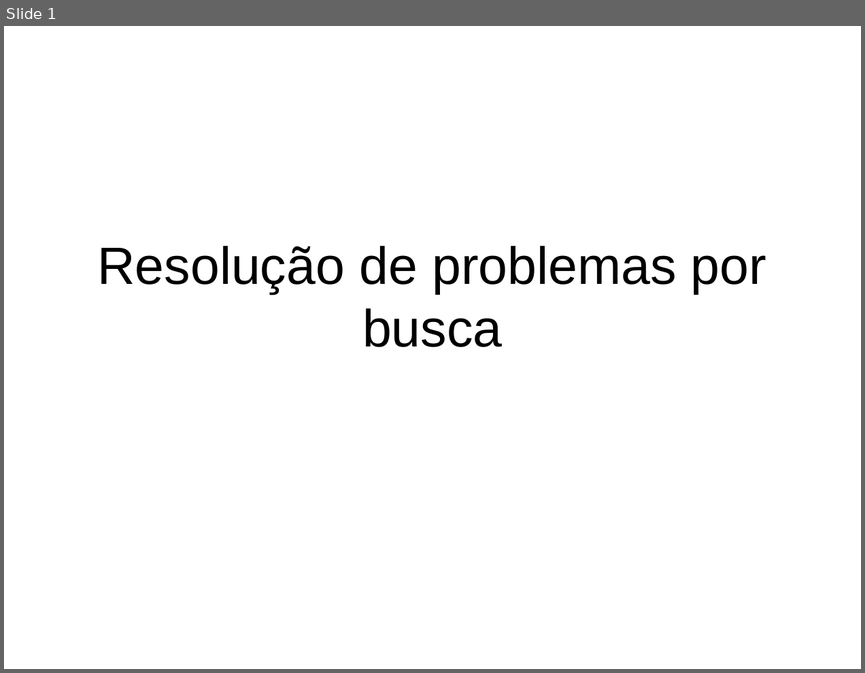
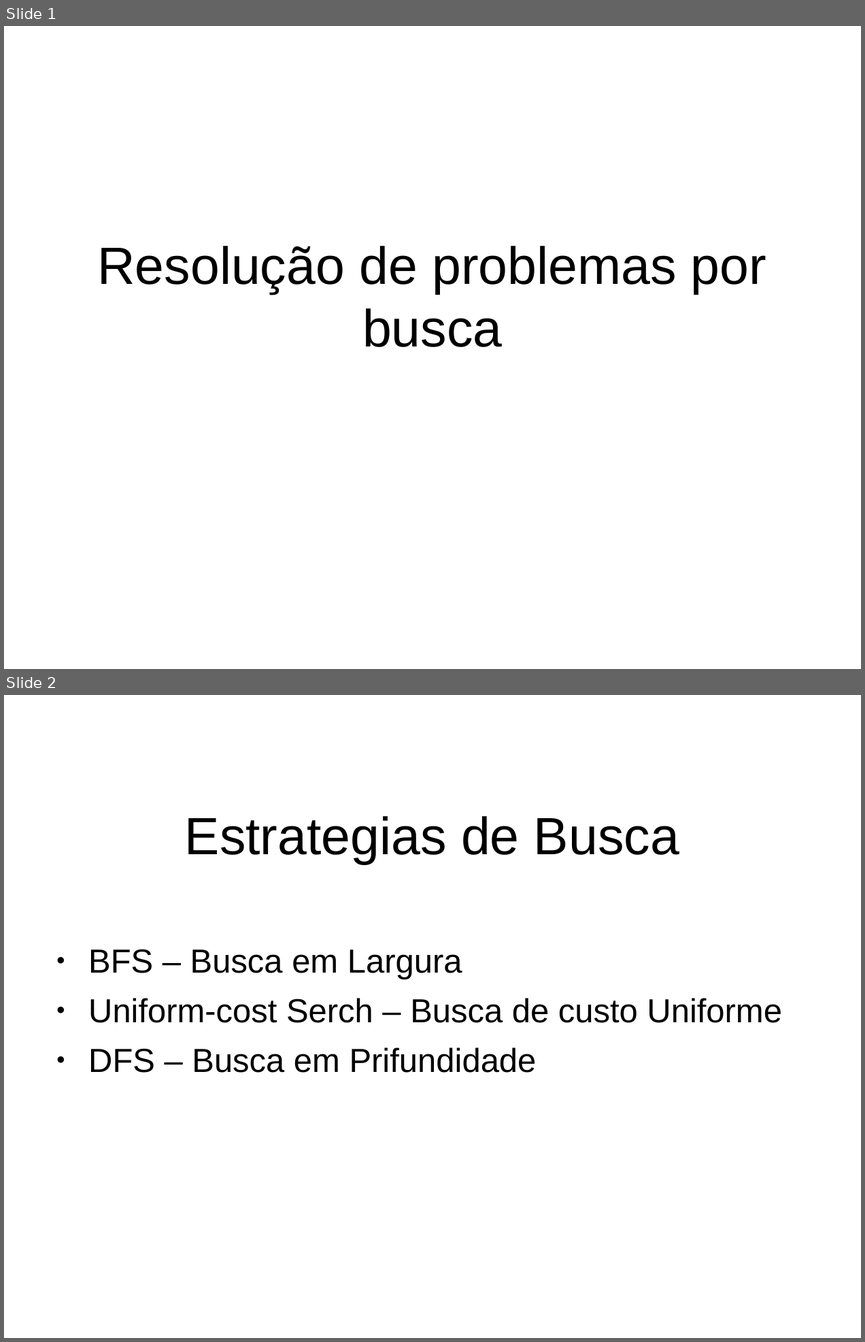
Before and after one commit to RafaelQuirino/SearchingProblems, a slide deck: slides.odp. Shown one above the other, each under a label of ours: slide 1 before the commit, slides 1 and 2 after it. The pictures are 865x673 and 865x1342 pixels, drawn with LibreOffice and Linux fonts; fonts in the diff are those of the drawing; background and template pictures are left out. Boxes give left, top, right and bottom in pixels: in the first picture for what was removed or moved away, otherwise in the second. Text is boxed around its words. In the diff, an @@ line names an element or a change of style, - is before the commit and + after.

```diff
--- a/slides.odp
+++ b/slides.odp
@@ slide 2 added at box(4, 695, 861, 1338), background picture (left out) @@
@@ title added at box(185, 816, 679, 864), 44 pt, text #000000 @@
+Estrategias de Busca
@@ text added at box(88, 949, 782, 1072), 28 pt, text #000000 @@
+● BFS – Busca em Largura
+● Uniform-cost Serch – Busca de custo Uniforme
+● DFS – Busca em Prifundidade
```
Also in this commit, not shown: 7 other slides added.
